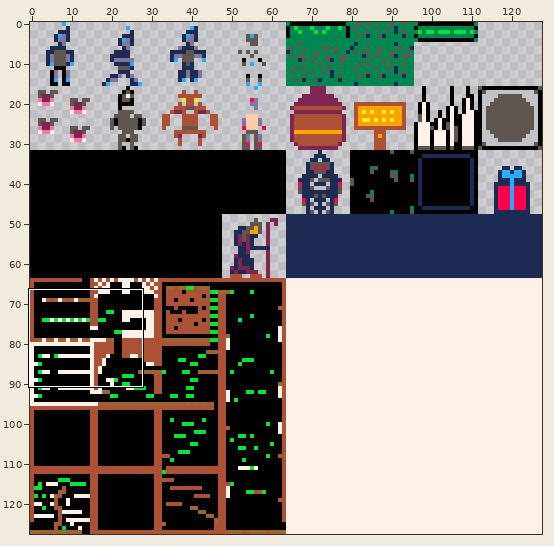
Sprite sheet, stored at packed.png. Above, an overview of the earlier version with the close-up marked.
Close-up. As it was:
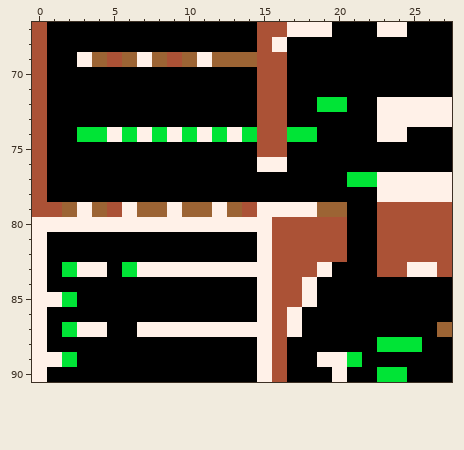
The file is 128x128 pixels. Colours within 5 levels of each other are drawn and written as one. Shown: x 0..27, y 67..90.
After the commit:
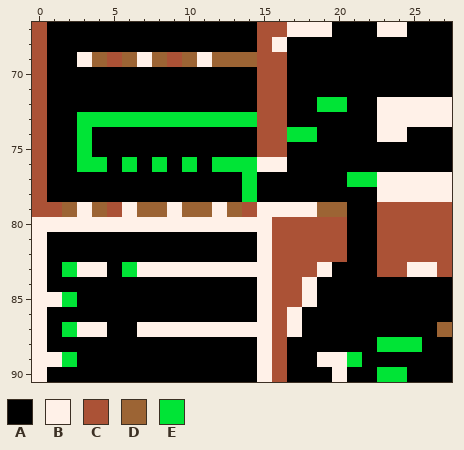
Palette (. is transparent): A #000000  B #fff1e8  C #ab5236  D #9c6434  E #00e436
Change:
y 73: x 3..14 AAAAAAAAAAAA -> EEEEEEEEEEEE
y 74: x 4..14 EBEBEBEBEBE -> AAAAAAAAAAA
y 75: x 3 A -> E
y 76: x 3..4 AA -> EE; x 6 A -> E; x 8 A -> E; x 10 A -> E; x 12..14 AAA -> EEE
y 77..78: x 14 A -> E
Where, in picture pixels (left, top, right, bottom), the same in both close-ups:
changed: (77, 112, 257, 202)
